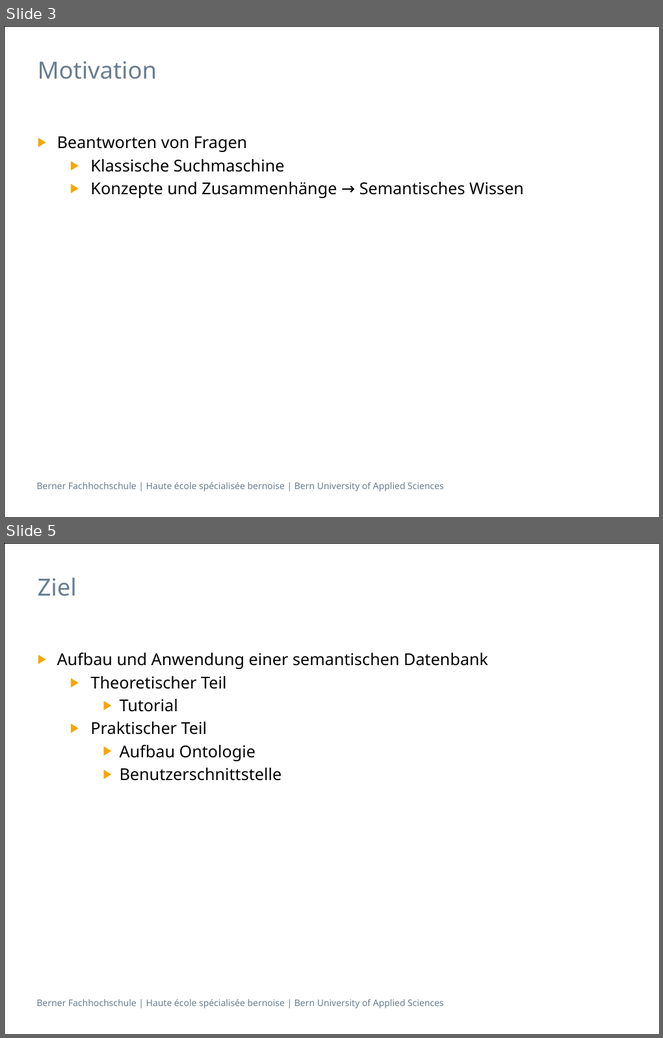
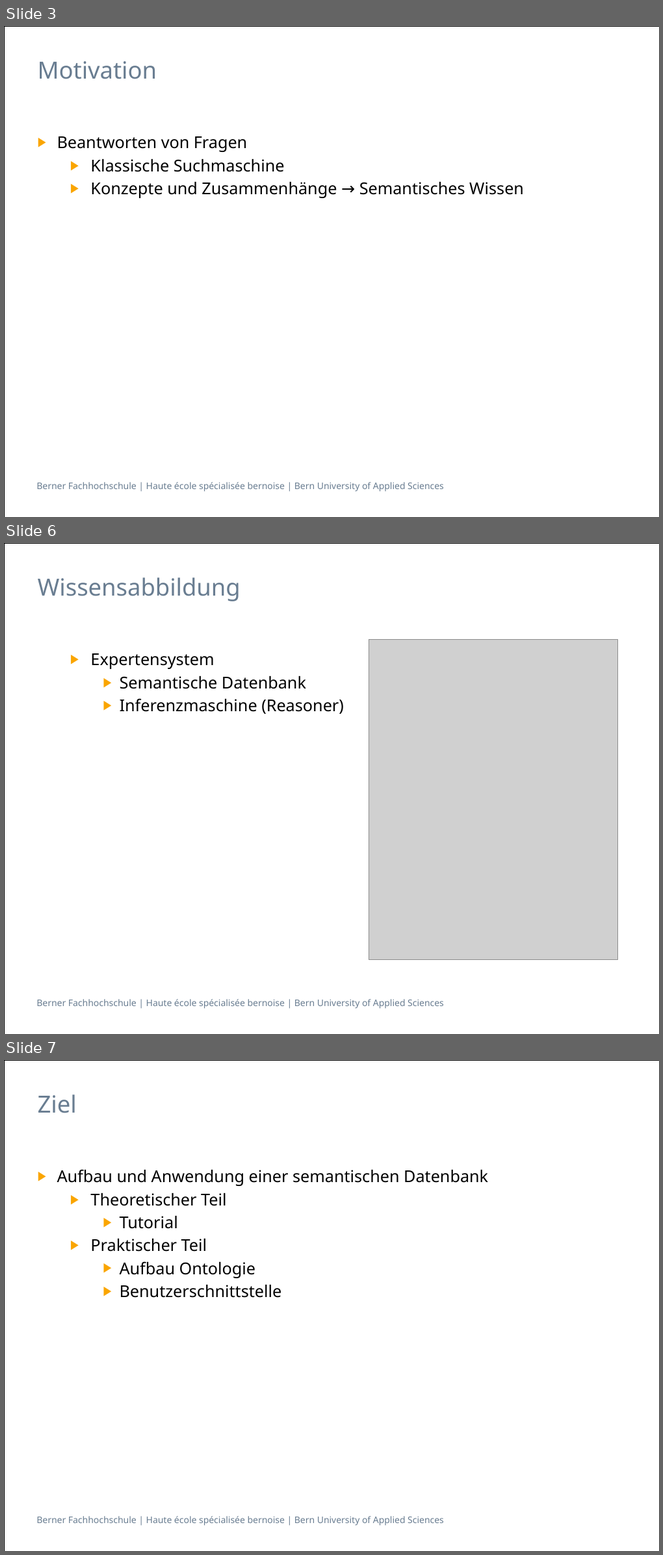
Before and after one commit to gunzm1/ElephantSearch, a slide deck: Doc/Semantische Datenbanken_bfh.pptx. Shown one above the other, each under a label of ours: slides 3 and 5 before the commit, slides 3, 6 and 7 after it; the slides between them are not shown. The pictures are 663x1038 and 663x1555 pixels, drawn with LibreOffice and Linux fonts; fonts in the diff are those of the drawing; grey boxes stand for pictures. Boxes give left, top, right and bottom in pixels: in the first picture for what was removed or moved away, otherwise in the second. Text is boxed around its words. In the diff, an @@ line names an element or a change of style, - is before the commit and + after.

```diff
--- a/Doc/Semantische Datenbanken_bfh.pptx
+++ b/Doc/Semantische Datenbanken_bfh.pptx
@@ slide 6 added at bbox=[4, 543, 659, 1034], background #FFFFFF; not listed: 2 template elements that a slide beside it also shows @@
@@ title added at bbox=[38, 577, 241, 601], 26 pt, text #697D91 @@
+Wissensabbildung
@@ picture added at bbox=[369, 639, 618, 960] @@
@@ text added at bbox=[90, 653, 344, 714], 18 pt, text #000000 @@
+  ▶ Expertensystem
+    ▶ Semantische Datenbank
+    ▶ Inferenzmaschine (Reasoner)
@@ what was slide 5 is now slide 7 @@
```
Also in this commit, not shown: 6 slides changed, 1 other slide added, 2 other files.
